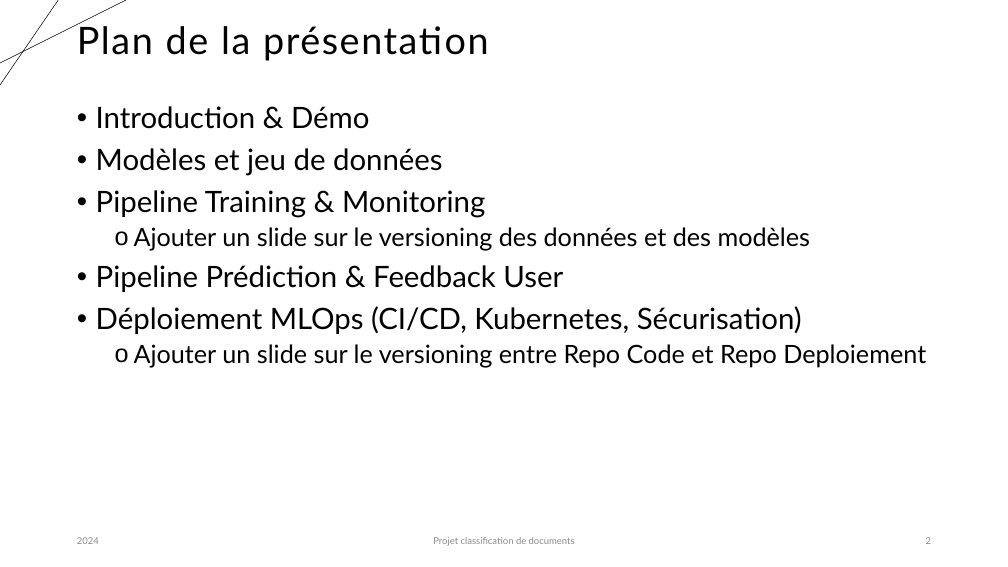
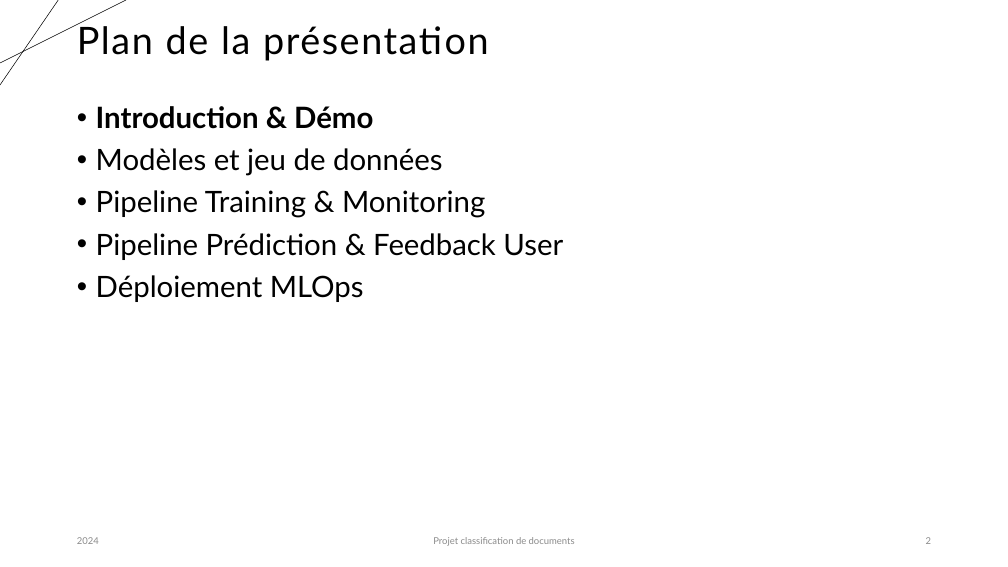
Before and after one commit to karned-formation/SEP24-MLOPS-SAKE, a slide deck: slide 2 of report/Projet_classification_MLOps_Partie1_Eddie.pptx. Drawn at 1008x567 pixels with LibreOffice and Linux fonts; fonts in the diff are those of the drawing. Boxes give left, top, right and bottom in pixels: in the first picture for what was removed or moved away, otherwise in the second. Text is boxed around its words. In the diff, an @@ line names an element or a change of style, - is before the commit and + after.

```diff
--- a/report/Projet_classification_MLOps_Partie1_Eddie.pptx
+++ b/report/Projet_classification_MLOps_Partie1_Eddie.pptx
@@ text at (96, 106, 373, 129): bold on in "Introduction & Démo" @@
@@ text at (134, 227, 811, 250): paragraph removed @@
-  o Ajouter un slide sur le versioning des données et des modèles
@@ text at (96, 275, 364, 302): text changed; size 24 to 28 pt @@
-• Déploiement MLOps (CI/CD, Kubernetes, Sécurisation)
-  o Ajouter un slide sur le versioning entre Repo Code et Repo Deploiement
+• Déploiement MLOps
```
Also in this commit, not shown: 2 other slides changed, 1 other file.
